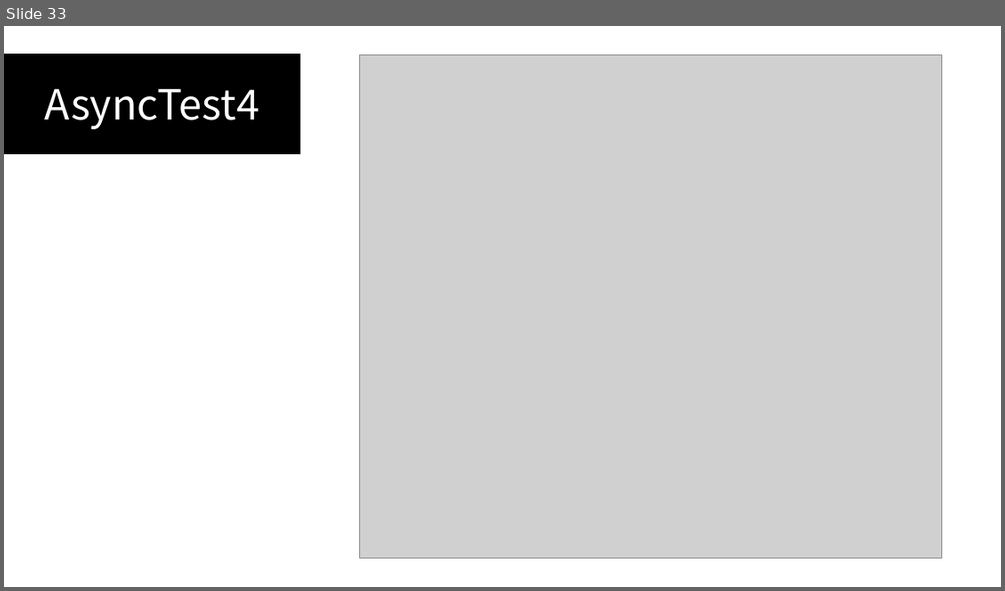
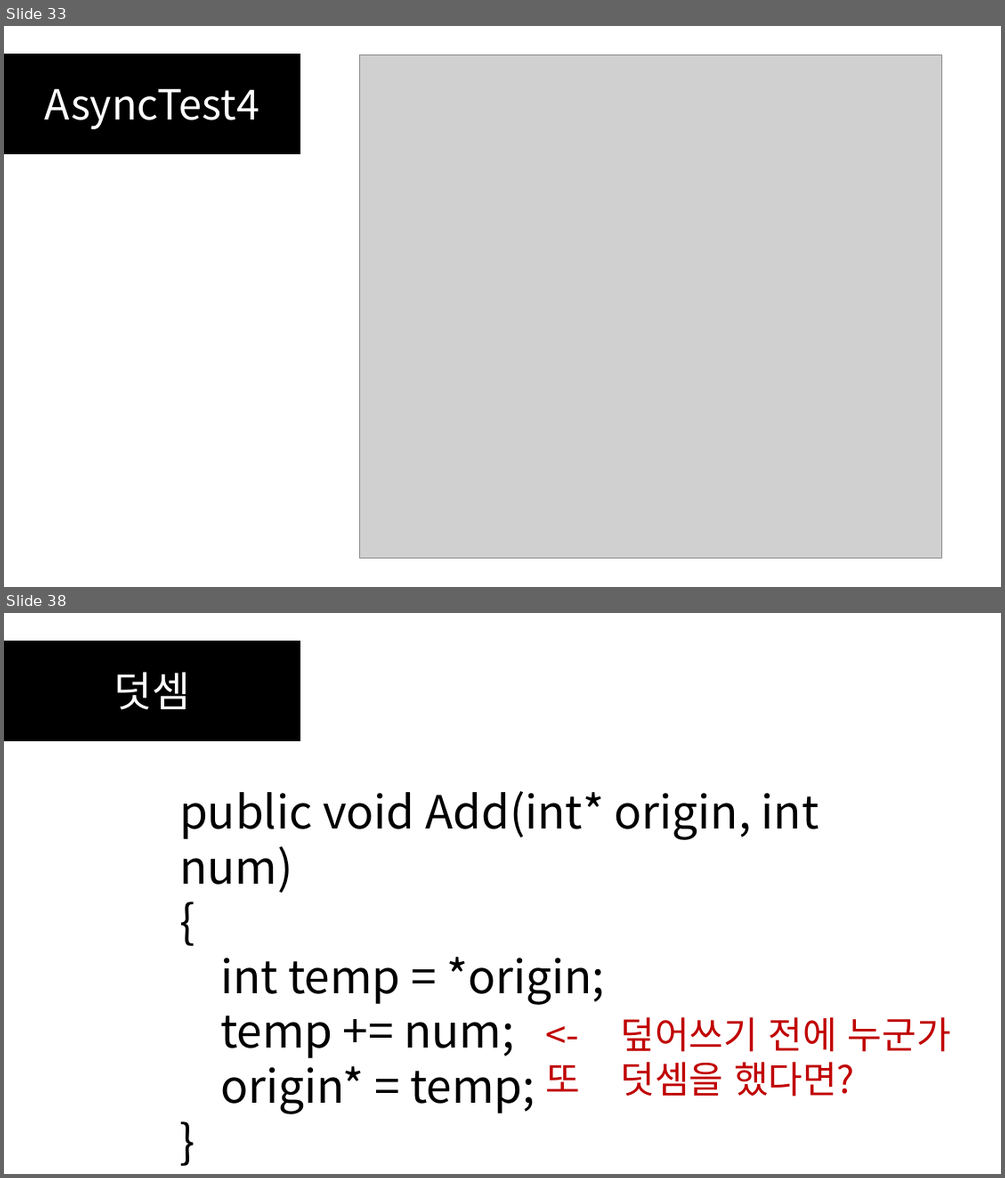
Before and after one commit to SEH00N/SDLU, a slide deck: ServerLecture/PT/4강 멀티스레딩 기초.pptx. Shown one above the other, each under a label of ours: slide 33 before the commit, slides 33 and 38 after it; the slides between them are not shown. The pictures are 1005x591 and 1005x1178 pixels, drawn with LibreOffice and Linux fonts; fonts in the diff are those of the drawing; grey boxes stand for pictures. Boxes give left, top, right and bottom in pixels: in the first picture for what was removed or moved away, otherwise in the second. Text is boxed around its words. In the diff, an @@ line names an element or a change of style, - is before the commit and + after.

```diff
--- a/ServerLecture/PT/4강 멀티스레딩 기초.pptx
+++ b/ServerLecture/PT/4강 멀티스레딩 기초.pptx
@@ slide 38 added at [4, 613, 1001, 1174], background #FFFFFF @@
@@ rectangle added at [4, 641, 300, 741], fill #000000, outline #000000 1 pt, 40 pt, text #FFFFFF @@
+덧셈
@@ text added at [179, 791, 819, 1114], 44 pt, text #000000 @@
+public void Add(int* origin, int num)
+{
+int temp = *origin;
+temp += num;
+origin* = temp;
+}
@@ text added at [545, 1017, 951, 1096], 36 pt, text #C00000 @@
+<- 덮어쓰기 전에 누군가 또 덧셈을 했다면?
```
Also in this commit, not shown: 1 slide changed, 27 other slides added, 1 slide removed, 11 other files.
